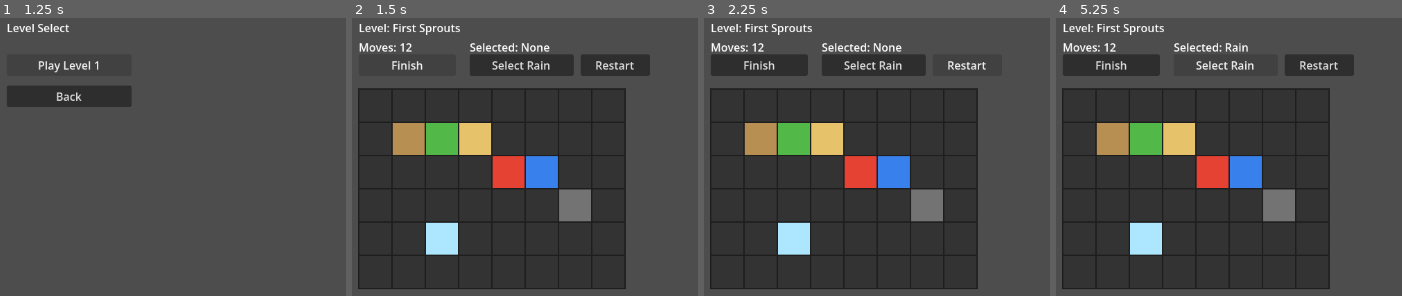
Above: before the commit, frames 1-4 (left to right).
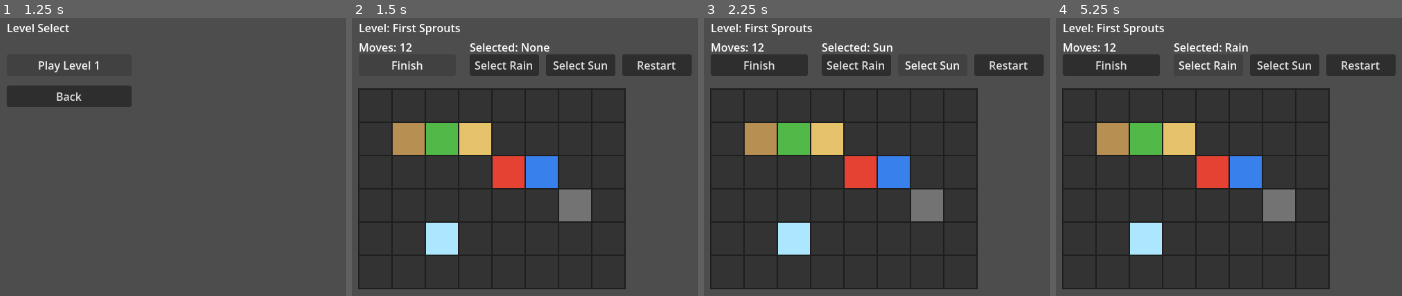
Above: after the commit, the same moments.

Repository: maab88/skygarden-spirits
Game: Godot game, scene res://scenes/menu/main_menu.tscn
The game is run twice, just before and just after one commit, with the same random seed, the same clock (stepped at 60 frames per second) and the same inputs. The project has no main scene, so this scene is started directly.
Inputs (mouse positions are in pixels of both pictures, inside the frame that each line leads up to):
- Up to frame 1 (1.25 s): click "Start" at 0.5 s
- Up to frame 2 (1.5 s): click "Play Level 1" at 1.25 s
- Up to frame 3 (2.25 s): click (932, 65) at 2 s, where only the run after the commit has a clickable "Select Sun"
- Up to frame 4 (5.25 s): click "Restart" at 2.75 s; click "Restart" at 3.5 s; click "Restart" at 4.25 s; click "Select Rain" at 5 s

Frame 1 is identical in both runs. In frame 2, 2.1% of the frame differs, in the area x 35-98%, y 13-21%; in frame 3, 2.1%; in frame 4, 2.0%.

Commit message:
Implement Sun power and extend power selection

Diff:
--- a/scenes/gameplay/gameplay.tscn
+++ b/scenes/gameplay/gameplay.tscn
@@ -34,14 +34,21 @@
 [node name="RainButton" type="Button" parent="." unique_id=109234002]
 offset_left = 200.0
 offset_top = 90.0
-offset_right = 350.0
+offset_right = 300.0
 offset_bottom = 121.0
 text = "Select Rain"
 
+[node name="SunButton" type="Button" parent="." unique_id=109234005]
+offset_left = 310.0
+offset_top = 90.0
+offset_right = 410.0
+offset_bottom = 121.0
+text = "Select Sun"
+
 [node name="RestartButton" type="Button" parent="." unique_id=109234003]
-offset_left = 360.0
+offset_left = 420.0
 offset_top = 90.0
-offset_right = 460.0
+offset_right = 520.0
 offset_bottom = 121.0
 text = "Restart"
 
--- a/scripts/gameplay/gameplay.gd
+++ b/scripts/gameplay/gameplay.gd
@@ -3,6 +3,7 @@
 @onready var finish_button: Button = $FinishButton
 @onready var restart_button: Button = $RestartButton
 @onready var rain_button: Button = $RainButton
+@onready var sun_button: Button = $SunButton
 @onready var level_name_label: Label = $LevelNameLabel
 @onready var moves_label: Label = $MovesLabel
 @onready var selected_power_label: Label = $SelectedPowerLabel
@@ -11,6 +12,7 @@
 const DEFAULT_LEVEL_PATH := "res://data/levels/level_001.json"
 const POWER_NONE := ""
 const POWER_RAIN := "Rain"
+const POWER_SUN := "Sun"
 
 var board_state: BoardState
 var current_level_data: LevelData
@@ -21,6 +23,7 @@
 	finish_button.pressed.connect(_on_finish_button_pressed)
 	restart_button.pressed.connect(_on_restart_button_pressed)
 	rain_button.pressed.connect(_on_rain_button_pressed)
+	sun_button.pressed.connect(_on_sun_button_pressed)
 	board_renderer.cell_clicked.connect(_on_board_cell_clicked)
 	_load_level_and_build_board()
 
@@ -34,13 +37,23 @@
 	selected_power = POWER_RAIN
 	update_hud()
 
+func _on_sun_button_pressed() -> void:
+	selected_power = POWER_SUN
+	update_hud()
+
 func _on_board_cell_clicked(cell_pos: Vector2i) -> void:
-	if selected_power != POWER_RAIN:
-		push_warning("Select Rain first.")
+	if selected_power == POWER_NONE:
+		push_warning("Select a power first.")
 		return
 
-	if not apply_rain_to_cell(cell_pos):
-		push_warning("Rain had no effect, move not consumed.")
+	var changed := false
+	if selected_power == POWER_RAIN:
+		changed = apply_rain_to_cell(cell_pos)
+	elif selected_power == POWER_SUN:
+		changed = apply_sun_to_cell(cell_pos)
+
+	if not changed:
+		push_warning("%s had no effect, move not consumed." % selected_power)
 		return
 
 	consume_move()
@@ -102,6 +115,16 @@
 	board_state.set_cell(pos, TileState.EMPTY)
 	return true
 
+func apply_sun_to_cell(target_pos: Vector2i) -> bool:
+	if moves_remaining <= 0:
+		return false
+
+	if board_state.get_cell(target_pos) != TileState.CROP_GROWING:
+		return false
+
+	board_state.set_cell(target_pos, TileState.CROP_HARVESTED)
+	return true
+
 func consume_move() -> void:
 	moves_remaining = max(0, moves_remaining - 1)
 	update_hud()
